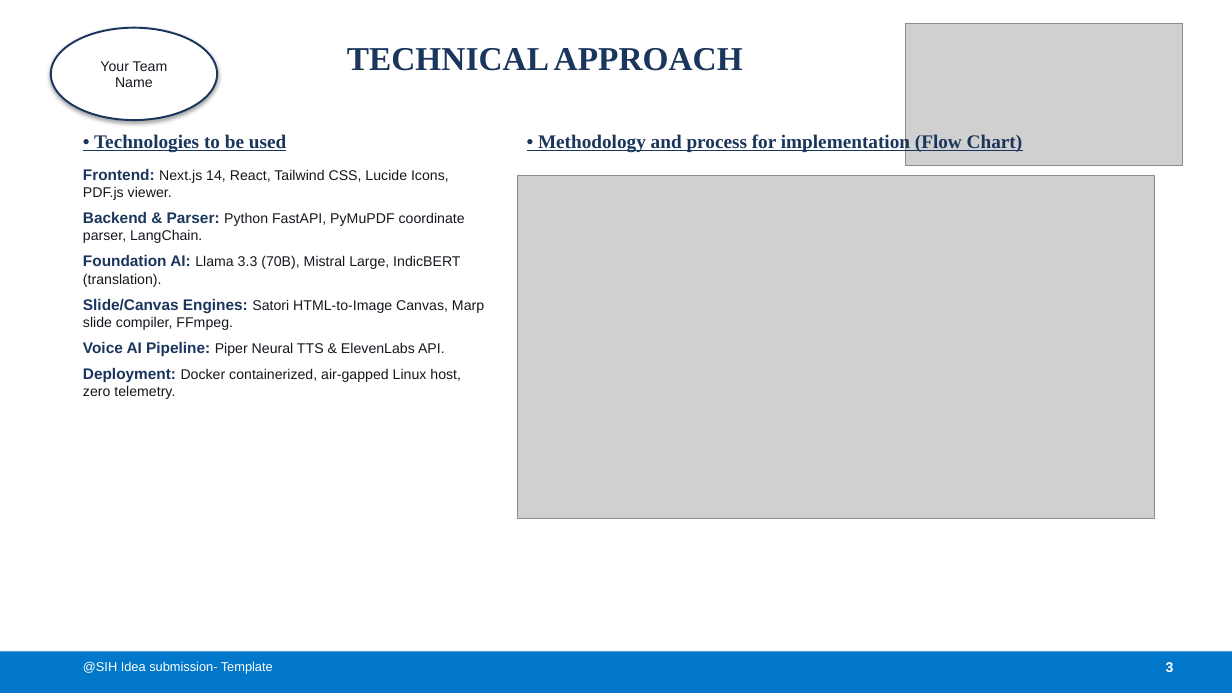
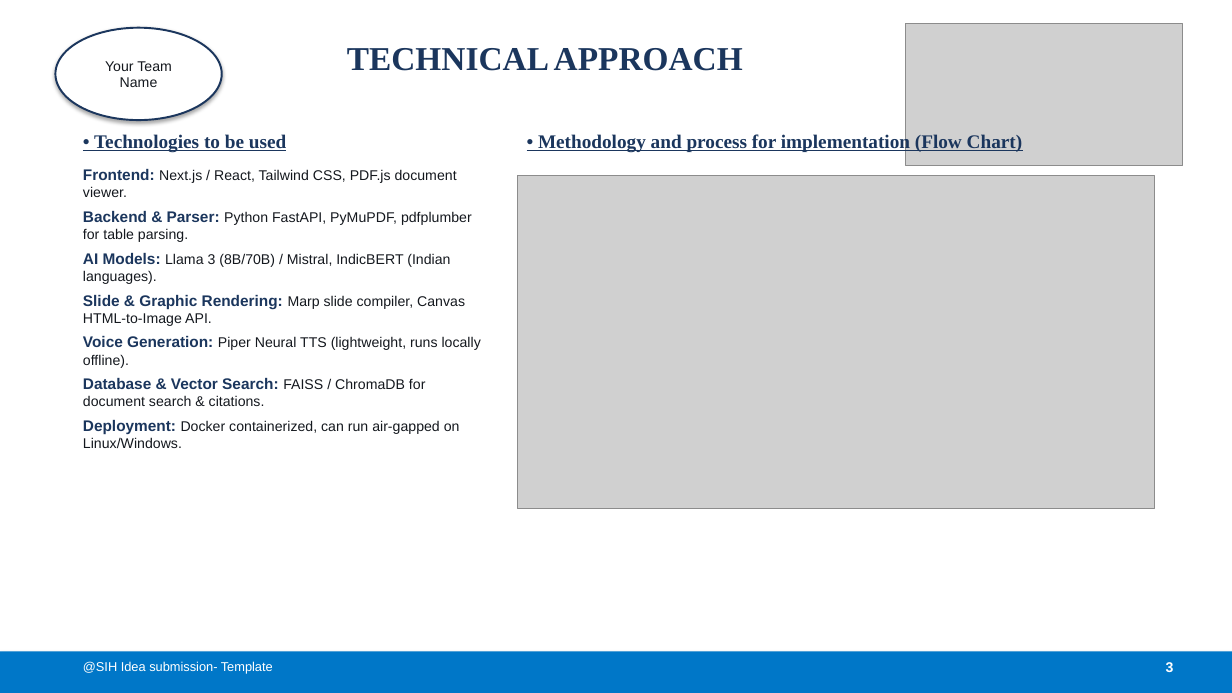
Before and after one commit to hrlpavan/sih-2026-media-problem-statements, a slide deck: slide 3 of SIH2026_Idea_Presentation_PS26154.pptx. Drawn at 1232x693 pixels with LibreOffice and Linux fonts; fonts in the diff are those of the drawing; grey boxes stand for pictures. Boxes give left, top, right and bottom in pixels: in the first picture for what was removed or moved away, otherwise in the second. Text is boxed around its words. In the diff, an @@ line names an element or a change of style, - is before the commit and + after.

```diff
--- a/SIH2026_Idea_Presentation_PS26154.pptx
+++ b/SIH2026_Idea_Presentation_PS26154.pptx
@@ ellipse "Your Team": place and size @@
-ellipse "Your Team" at <box>51,28,217,120</box>
+ellipse "Your Team" at <box>55,28,222,120</box>
@@ text at <box>83,169,481,448</box>: text changed @@
-Frontend: Next.js 14, React, Tailwind CSS, Lucide Icons, PDF.js viewer.
-Backend & Parser: Python FastAPI, PyMuPDF coordinate parser, LangChain.
-Foundation AI: Llama 3.3 (70B), Mistral Large, IndicBERT (translation).
-Slide/Canvas Engines: Satori HTML-to-Image Canvas, Marp slide compiler, FFmpeg.
-Voice AI Pipeline: Piper Neural TTS & ElevenLabs API.
-Deployment: Docker containerized, air-gapped Linux host, zero telemetry.
+Frontend: Next.js / React, Tailwind CSS, PDF.js document viewer.
+Backend & Parser: Python FastAPI, PyMuPDF, pdfplumber for table parsing.
+AI Models: Llama 3 (8B/70B) / Mistral, IndicBERT (Indian languages).
+Slide & Graphic Rendering: Marp slide compiler, Canvas HTML-to-Image API.
+Voice Generation: Piper Neural TTS (lightweight, runs locally offline).
+Database & Vector Search: FAISS / ChromaDB for document search & citations.
+Deployment: Docker containerized, can run air-gapped on Linux/Windows.
@@ picture: place and size @@
-picture at <box>518,176,1155,518</box>
+picture at <box>518,176,1155,509</box>
```
Also in this commit, not shown: 5 other slides changed, 3 other files.
